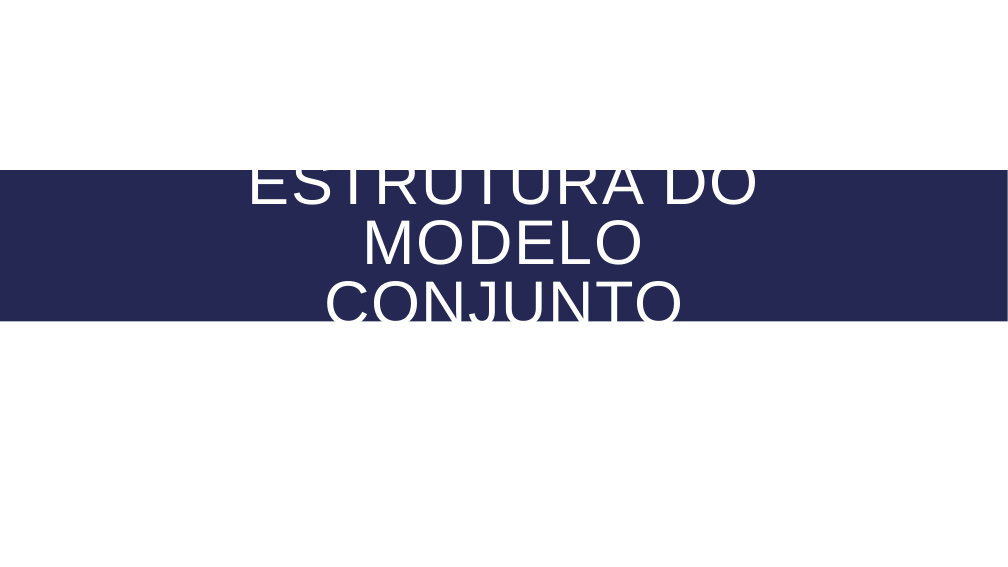
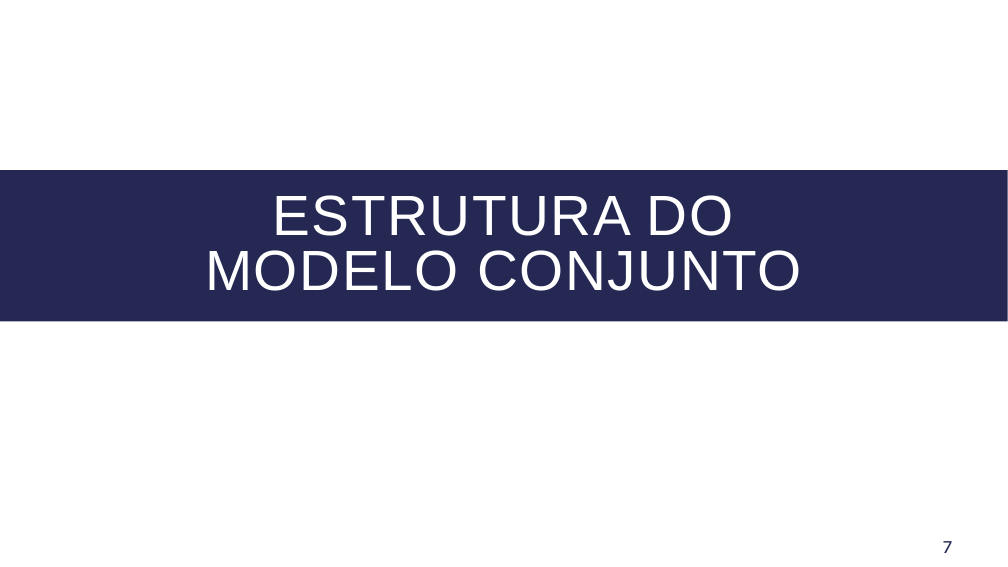
Before and after one commit to itff/Seminarios2, a slide deck: slide 7 of Apresentacao_Editado.pptx. Drawn at 1008x567 pixels with LibreOffice and Linux fonts; fonts in the diff are those of the drawing. Boxes give left, top, right and bottom in pixels: in the first picture for what was removed or moved away, otherwise in the second. Text is boxed around its words. In the diff, an @@ line names an element or a change of style, - is before the commit and + after.

```diff
--- a/Apresentacao_Editado.pptx
+++ b/Apresentacao_Editado.pptx
@@ title "ESTRUTURA DO MODELO CONJUNTO" at box(205, 195, 802, 291): size 60 to 54 pt @@
@@ page number added at box(943, 541, 952, 553), 18 pt, text #242852 @@
+7
```
Also in this commit, not shown: 31 other slides changed, 1 slide removed.
